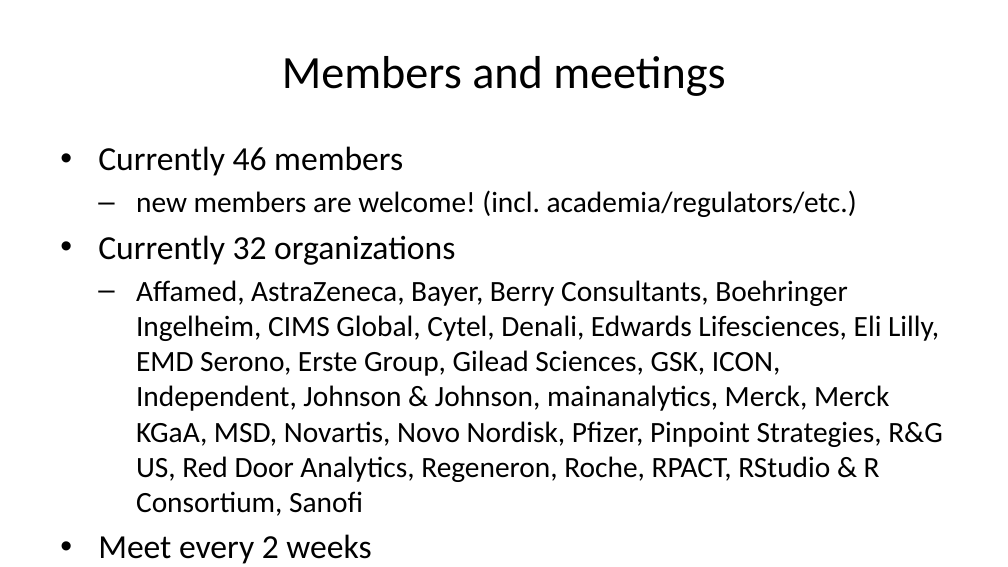
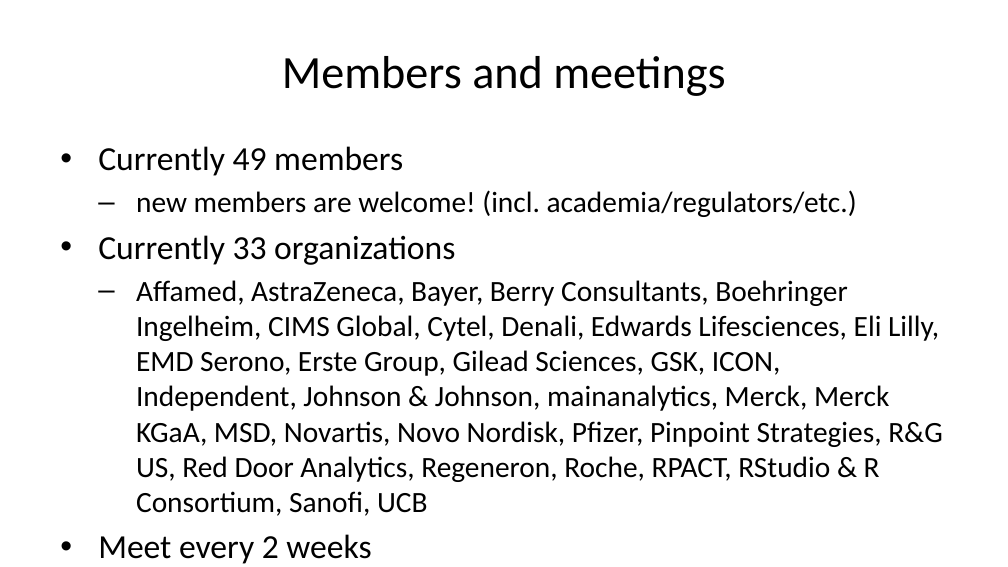
Before and after one commit to openstatsware/website, a slide deck: slide 8 of slides/cen-first-year-wg-sep2023.pptx. Drawn at 1008x567 pixels with LibreOffice and Linux fonts; fonts in the diff are those of the drawing. Boxes give left, top, right and bottom in pixels: in the first picture for what was removed or moved away, otherwise in the second. Text is boxed around its words. In the diff, an @@ line names an element or a change of style, - is before the commit and + after.

```diff
--- a/slides/cen-first-year-wg-sep2023.pptx
+++ b/slides/cen-first-year-wg-sep2023.pptx
@@ text at (98,146,403,176): text changed @@
-• Currently 46 members
+• Currently 49 members
@@ text at (98,235,943,516): text changed @@
-• Currently 32 organizations
-  – Affamed, AstraZeneca, Bayer, Berry Consultants, Boehringer Ingelheim, CIMS Global, Cytel, Denali, Edwards Lifesciences, Eli Lilly, EMD Serono, Erste Group, Gilead Sciences, GSK, ICON, Independent, Johnson & Johnson, mainanalytics, Merck, Merck KGaA, MSD, Novartis, Novo Nordisk, Pfizer, Pinpoint Strategies, R&G US, Red Door Analytics, Regeneron, Roche, RPACT, RStudio & R Consortium, Sanofi
+• Currently 33 organizations
+  – Affamed, AstraZeneca, Bayer, Berry Consultants, Boehringer Ingelheim, CIMS Global, Cytel, Denali, Edwards Lifesciences, Eli Lilly, EMD Serono, Erste Group, Gilead Sciences, GSK, ICON, Independent, Johnson & Johnson, mainanalytics, Merck, Merck KGaA, MSD, Novartis, Novo Nordisk, Pfizer, Pinpoint Strategies, R&G US, Red Door Analytics, Regeneron, Roche, RPACT, RStudio & R Consortium, Sanofi, UCB
```
Also in this commit, not shown: 11 other files.
